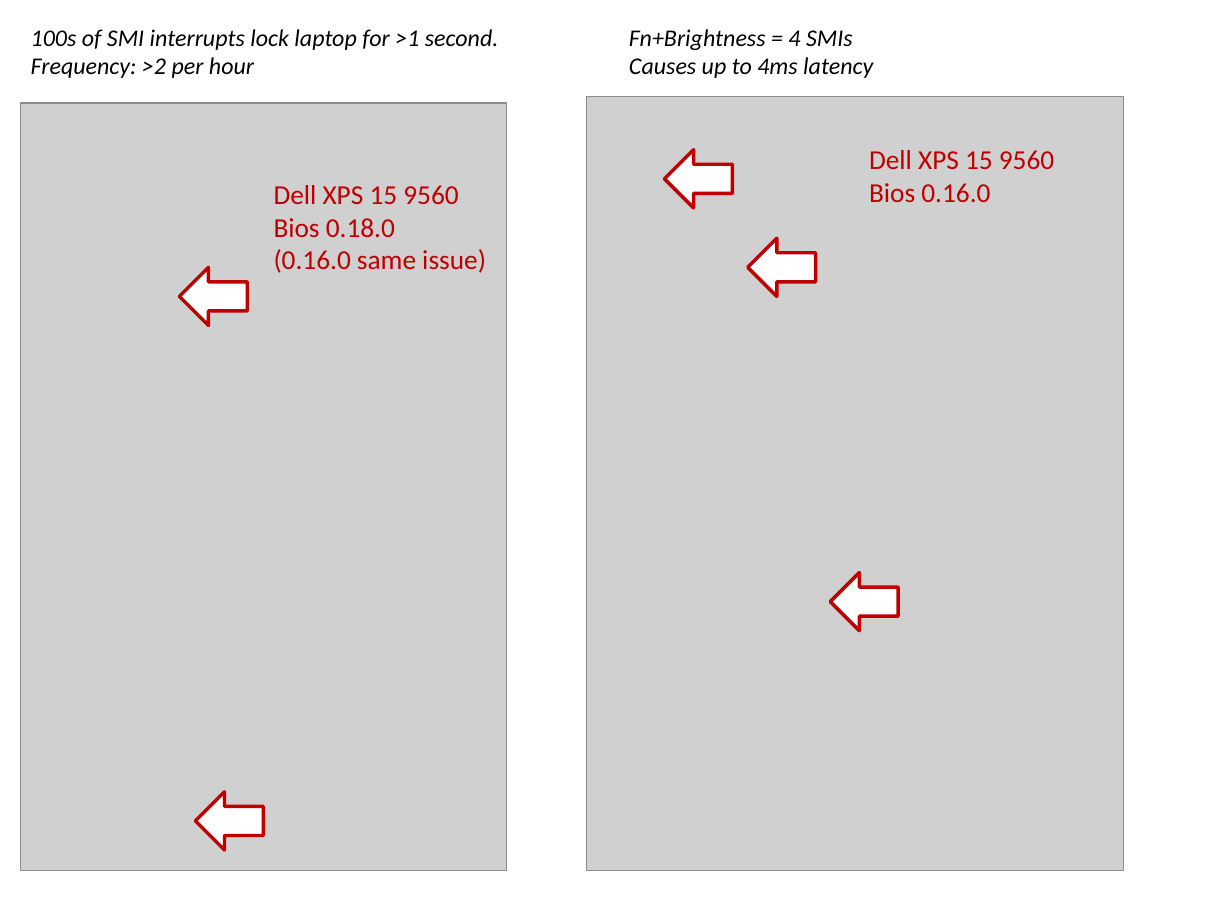
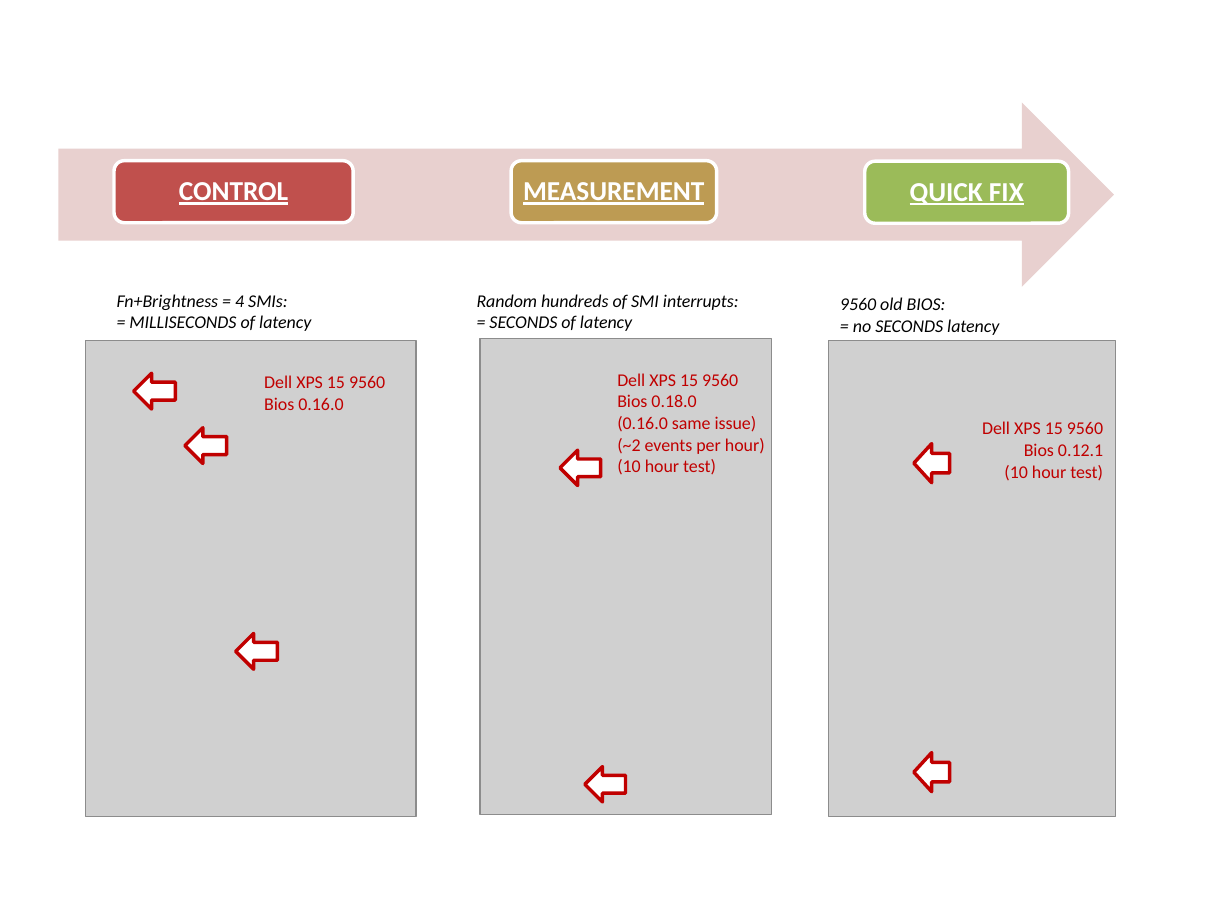
Before and after one commit to pestrela/music, a slide deck: slide 1 of traktor/pics/dell_smi_latency_problems.pptx. Drawn at 1232x924 pixels with LibreOffice and Linux fonts; fonts in the diff are those of the drawing; grey boxes stand for pictures. Boxes give left, top, right and bottom in pixels: in the first picture for what was removed or moved away, otherwise in the second. Text is boxed around its words. In the diff, an @@ line names an element or a change of style, - is before the commit and + after.

```diff
--- a/traktor/pics/dell_smi_latency_problems.pptx
+++ b/traktor/pics/dell_smi_latency_problems.pptx
@@ group added at (x1=58, y1=102, x2=1114, y2=287): 3 rounded rectangles, 3 texts, 1 right arrow @@
+CONTROL
+MEASUREMENT
+QUICK FIX
@@ text at (x1=117, y1=294, x2=311, y2=331): text changed; size 14 to 10.5 pt @@
-Fn+Brightness = 4 SMIs
-Causes up to 4ms latency
+Fn+Brightness = 4 SMIs:
+= MILLISECONDS of latency
@@ text at (x1=477, y1=294, x2=739, y2=331): text changed; size 14 to 10.5 pt @@
-100s of SMI interrupts lock laptop for >1 second. Frequency: >2 per hour
+Random hundreds of SMI interrupts:
+= SECONDS of latency
@@ picture resized from (x1=586, y1=96, x2=1124, y2=870) to (x1=86, y1=340, x2=416, y2=816) @@
@@ picture resized from (x1=21, y1=103, x2=506, y2=871) to (x1=480, y1=339, x2=771, y2=814) @@
@@ left arrow resized from (x1=664, y1=150, x2=732, y2=208) to (x1=134, y1=373, x2=176, y2=409) @@
@@ text "Dell XPS 15 9560 Bios ..." moved from (x1=869, y1=150, x2=1054, y2=202) to (x1=264, y1=375, x2=385, y2=410) @@
@@ text "Dell XPS 15 9560 Bios ..." at (x1=264, y1=375, x2=385, y2=410): size 16 to 10.5 pt @@
@@ text "Dell XPS 15 9560 Bios ..." moved from (x1=274, y1=185, x2=486, y2=273) to (x1=617, y1=373, x2=765, y2=474) @@
@@ text at (x1=617, y1=373, x2=757, y2=432): size 16 to 10.5 pt in "Dell XPS 15 9560 Bios 0.18.0", "(0.16.0 same issue)" @@
@@ left arrow resized from (x1=748, y1=238, x2=816, y2=296) to (x1=185, y1=428, x2=227, y2=463) @@
@@ text at (x1=617, y1=438, x2=765, y2=474): paragraphs added @@
+(~2 events per hour)
+(10 hour test)
@@ group added at (x1=829, y1=297, x2=1116, y2=816): 2 texts, 2 left arrows, 1 picture @@
+9560 old BIOS:
+= no SECONDS latency
+Dell XPS 15 9560
+Bios 0.12.1
+(10 hour test)
@@ left arrow resized from (x1=180, y1=267, x2=248, y2=325) to (x1=561, y1=450, x2=601, y2=485) @@
@@ left arrow resized from (x1=830, y1=573, x2=898, y2=631) to (x1=235, y1=633, x2=277, y2=669) @@
@@ left arrow resized from (x1=196, y1=792, x2=264, y2=850) to (x1=585, y1=766, x2=626, y2=802) @@
```
Also in this commit, not shown: 1 slide removed, 1 other file.
